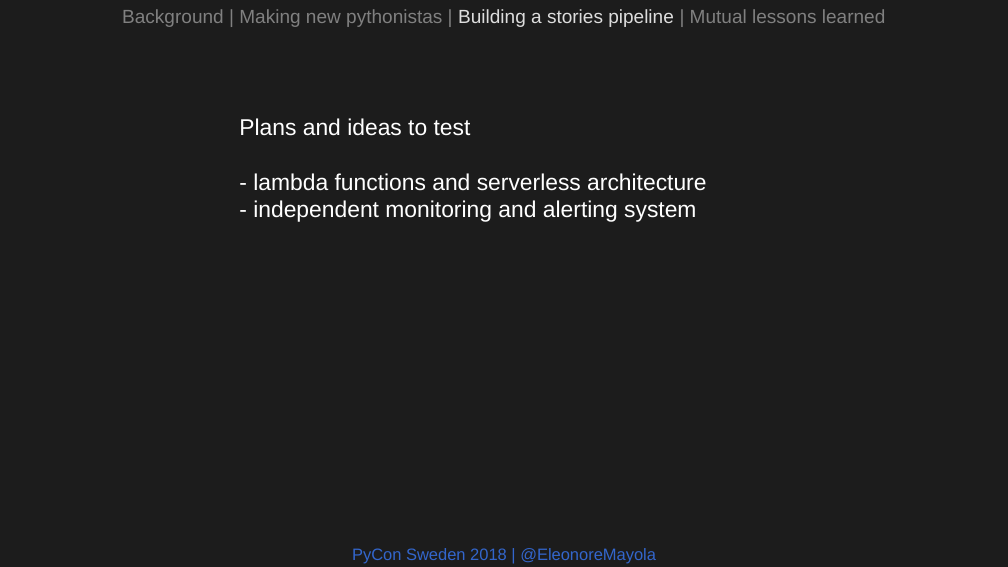
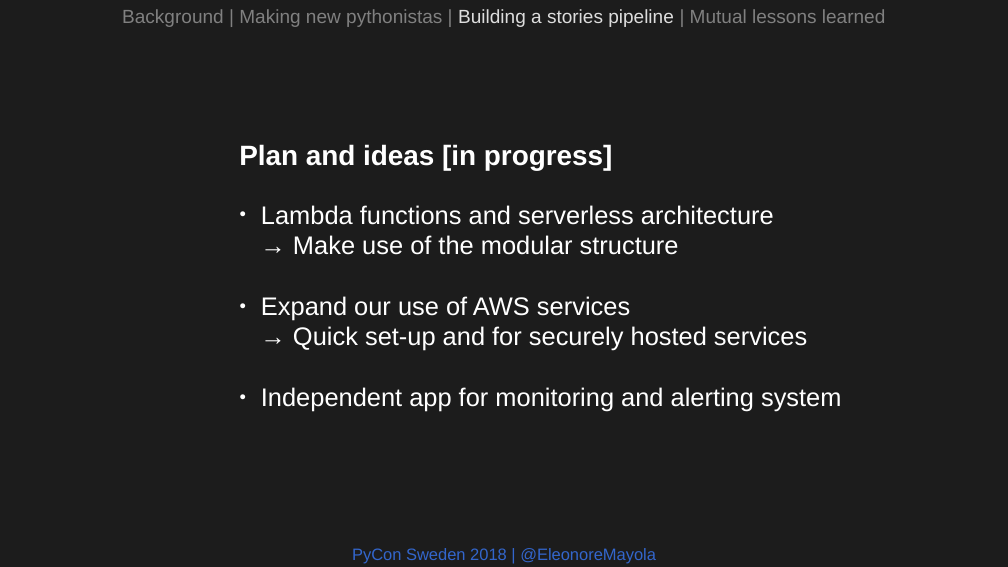
Before and after one commit to Eleonore9/-pyconse18, a slide deck: slide 16 of pyconse2018.odp. Drawn at 1008x567 pixels with LibreOffice and Linux fonts; fonts in the diff are those of the drawing. Boxes give left, top, right and bottom in pixels: in the first picture for what was removed or moved away, otherwise in the second. Text is boxed around its words. In the diff, an @@ line names an element or a change of style, - is before the commit and + after.

```diff
--- a/pyconse2018.odp
+++ b/pyconse2018.odp
@@ text at (239,144,842,412): text changed; size 18 to 20 pt @@
-Plans and ideas to test
-- lambda functions and serverless architecture
-- independent monitoring and alerting system
+Plan and ideas [in progress]
+● Lambda functions and serverless architecture
+→ Make use of the modular structure
+● Expand our use of AWS services
+→ Quick set-up and for securely hosted services
+● Independent app for monitoring and alerting system
```
Also in this commit, not shown: 1 other slide changed.
